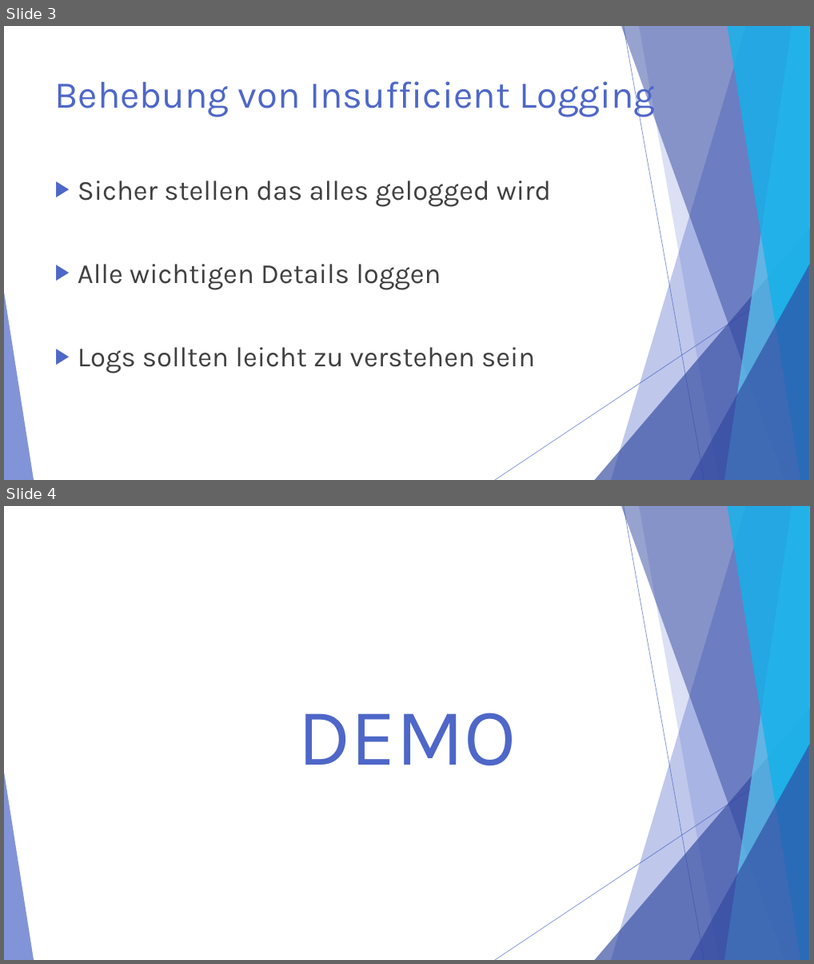
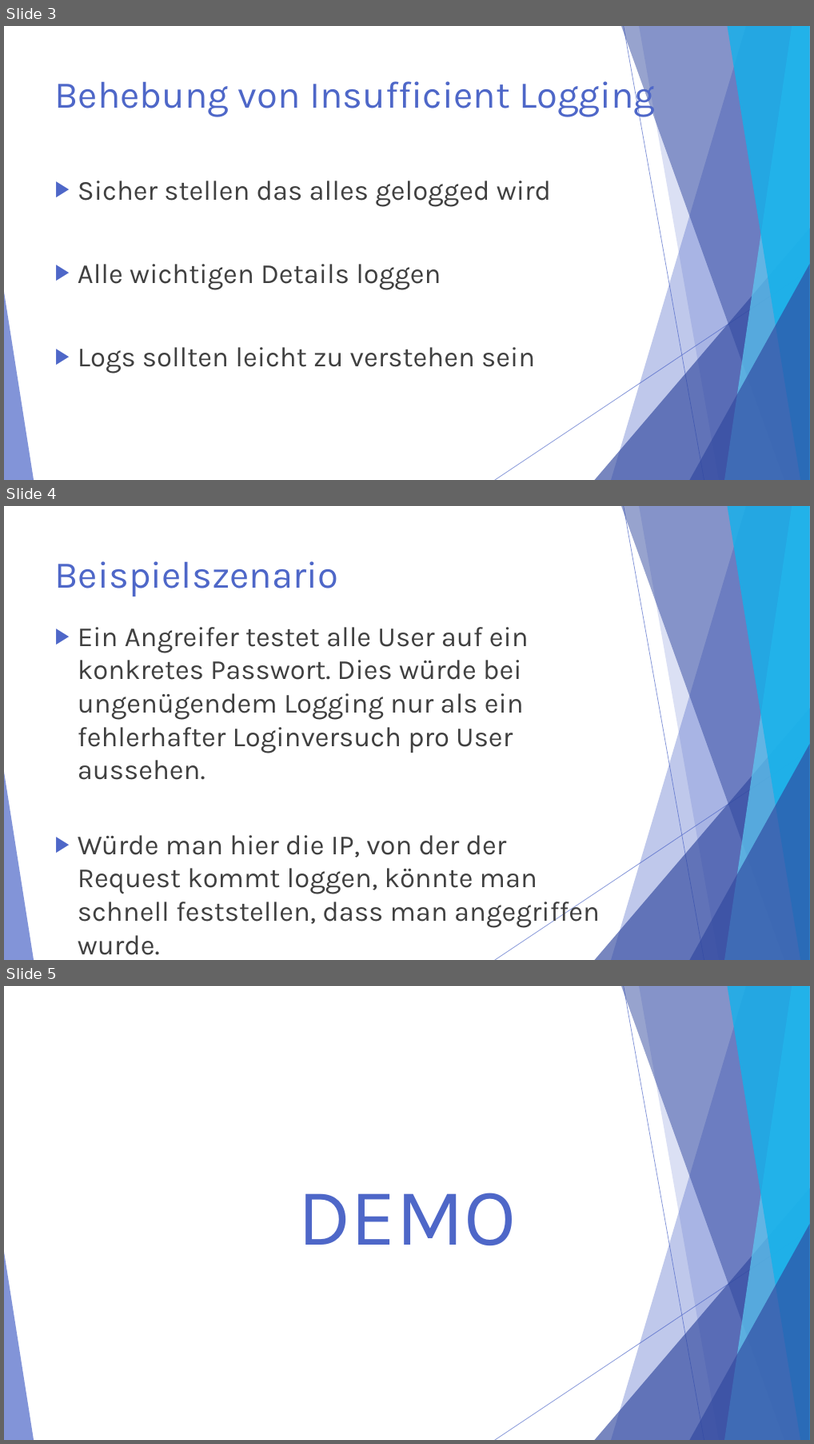
Before and after one commit to al3xfischer/SmartEP, a slide deck: Insufficient Logging.pptx. Shown one above the other, each under a label of ours: slides 3 and 4 before the commit, slides 3, 4 and 5 after it. The pictures are 814x964 and 814x1444 pixels, drawn with LibreOffice and Linux fonts; fonts in the diff are those of the drawing. Boxes give left, top, right and bottom in pixels: in the first picture for what was removed or moved away, otherwise in the second. Text is boxed around its words. In the diff, an @@ line names an element or a change of style, - is before the commit and + after.

Commit message:
added example scenario

```diff
--- a/Insufficient Logging.pptx
+++ b/Insufficient Logging.pptx
@@ slide 4 added at [4,506,810,960], background #FFFFFF; not listed: 10 template elements that a slide beside it also shows @@
@@ title added at [55,561,339,596], 45 pt, text #4E67C8 @@
+Beispielszenario
@@ text added at [78,627,600,955], 33 pt, text #404040 @@
+▶ Ein Angreifer testet alle User auf ein konkretes Passwort. Dies würde bei ungenügendem Logging nur als ein fehlerhafter Loginversuch pro User aussehen.
+▶ Würde man hier die IP, von der der Request kommt loggen, könnte man schnell feststellen, dass man angegriffen wurde.
@@ what was slide 4 is now slide 5 @@
```
